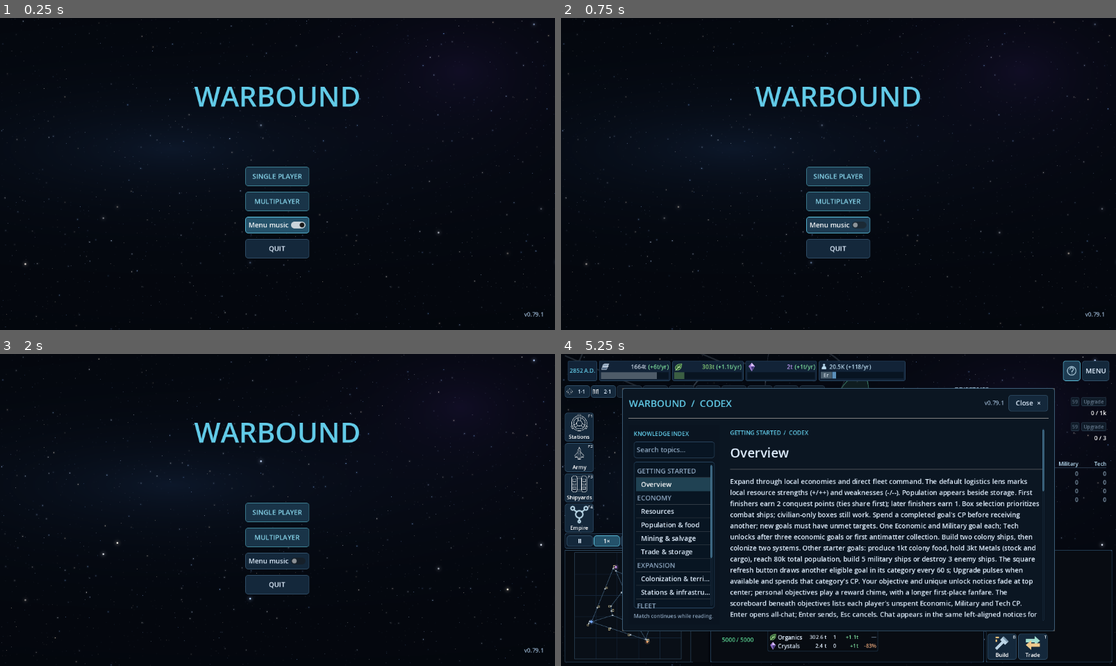
Above: before the commit, frames 1-4 (two rows, left to right).
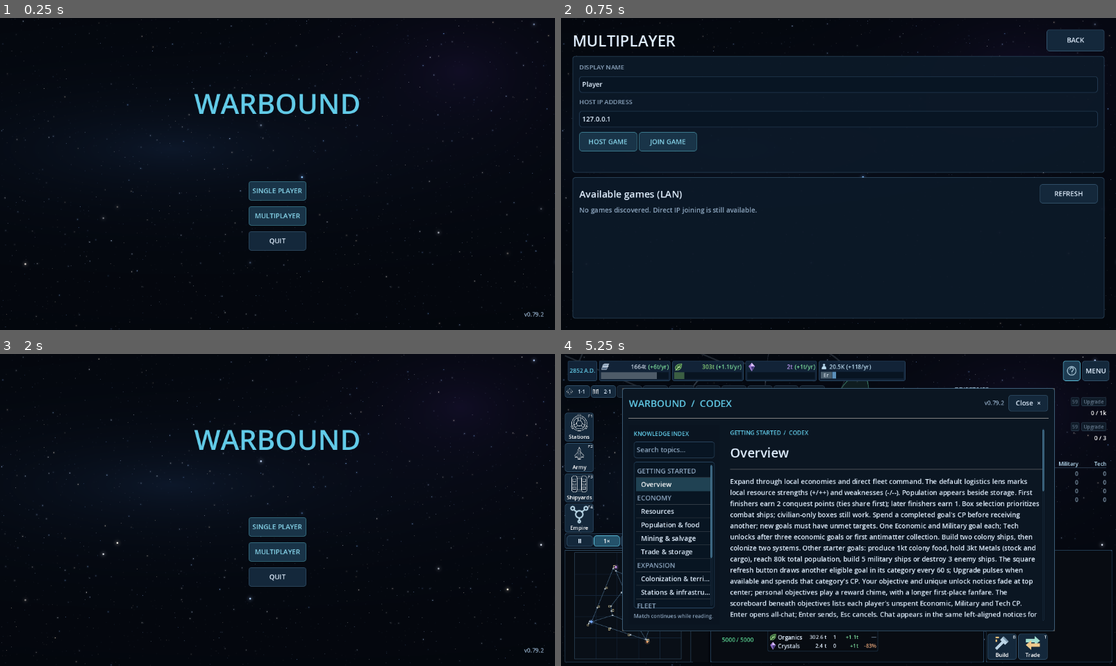
Above: after the commit, the same moments.

Repository: Allumnium/krangblade
Game: Godot game, scene res://scenes/main.tscn
The game is run twice, just before and just after one commit, with the same random seed, the same clock (stepped at 60 frames per second) and the same inputs.
Inputs (mouse positions are in pixels of both pictures, inside the frame that each line leads up to):
- Up to frame 1 (0.25 s): no input
- Up to frame 2 (0.75 s): click (838, 223) at 0.5 s, where only the run before the commit has a clickable "Menu music"
- Up to frame 3 (2 s): click (516, 375) at 1.25 s, where only the run after the commit has a clickable "BACK"
- Up to frame 4 (5.25 s): click "SINGLE PLAYER" at 2 s; click "START MATCH" at 2.75 s; click "↻" at 3.5 s; click "↻" at 4.25 s; click (1071, 369) at 5 s

The runs differ from the first frame. In frame 1, 3.8% of the frame differs, in the area x 34-98%, y 21-96%; in frame 2, 9.9%, in the area x 2-98%, y 3-97%; in frame 3, 3.6%; in frame 4, less than 0.1%.

Commit message:
v0.79.2: Remove main menu music toggle

Diff:
--- a/project.godot
+++ b/project.godot
@@ -3,7 +3,7 @@
 
 [application]
 config/name="Warbound"
-config/version="0.79.1"
+config/version="0.79.2"
 run/main_scene="res://scenes/main.tscn"
 config/features=PackedStringArray("4.7", "GL Compatibility")
 config/description="A multiplayer territory-control RTS prototype."
--- a/scripts/main.gd
+++ b/scripts/main.gd
@@ -231,33 +231,12 @@
 	center.add_child(actions)
 	actions.add_child(_button("SINGLE PLAYER", _show_solo_setup))
 	actions.add_child(_button("MULTIPLAYER", _show_multiplayer))
-	var music_toggle := CheckButton.new()
-	music_toggle.text = "Menu music"
-	var bus: int = AudioServer.get_bus_index("Music")
-	music_toggle.button_pressed = bus >= 0 and not AudioServer.is_bus_mute(bus) and AudioServer.get_bus_volume_db(bus) > -79.0
-	music_toggle.toggled.connect(_set_menu_music_enabled)
-	actions.add_child(music_toggle)
 	actions.add_child(_button("QUIT", func() -> void: get_tree().quit()))
 	col.add_spacer(false)
 	var version_label := _text("v%s" % str(ProjectSettings.get_setting("application/config/version")), 12, MUTED)
 	version_label.name = "GameVersion"
 	version_label.horizontal_alignment = HORIZONTAL_ALIGNMENT_RIGHT
 	col.add_child(version_label)
-
-func _set_menu_music_enabled(enabled: bool) -> void:
-	var bus: int = AudioServer.get_bus_index("Music")
-	if bus < 0:
-		return
-	var config := ConfigFile.new()
-	config.load("user://warbound_settings.cfg")
-	if enabled and float(config.get_value("audio", "music", 100.0)) <= 0.0:
-		config.set_value("audio", "music", 100.0)
-		AudioServer.set_bus_volume_db(bus, 0.0)
-	AudioServer.set_bus_mute(bus, not enabled)
-	config.set_value("audio", "music_muted", not enabled)
-	config.save("user://warbound_settings.cfg")
-	if enabled and is_instance_valid(menu_music) and not menu_music.playing:
-		menu_music.play()
 
 func _setup_header(col: VBoxContainer, title_text: String) -> void:
 	var header := HBoxContainer.new()
Not shown, changed: AGENTS.md
Not shown, changed: THOUGHTS.md
Not shown, changed: TODO.md
